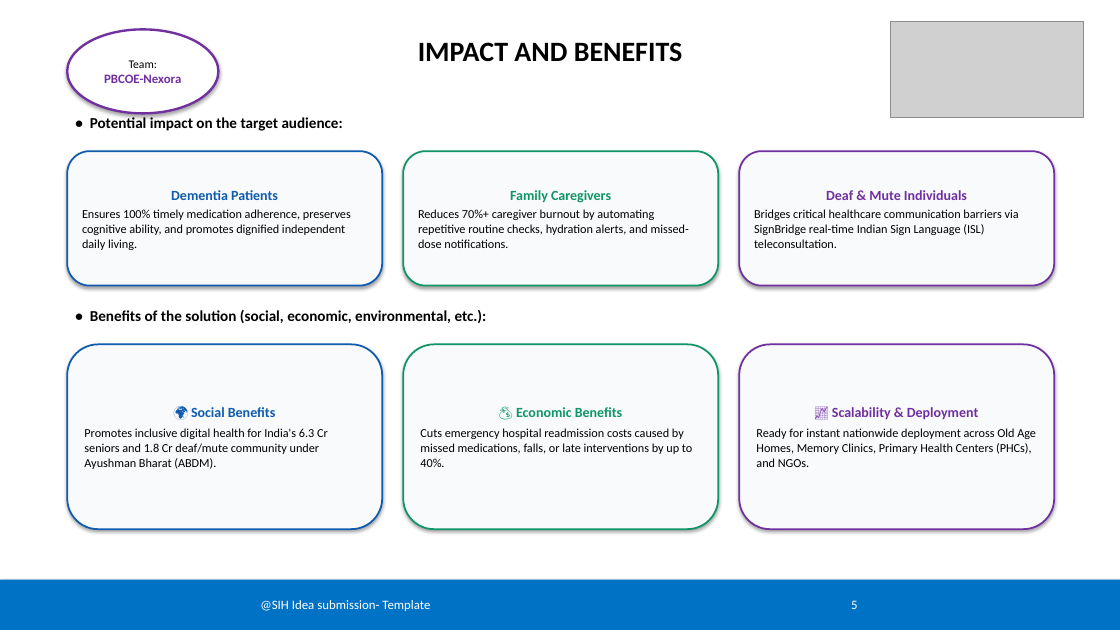
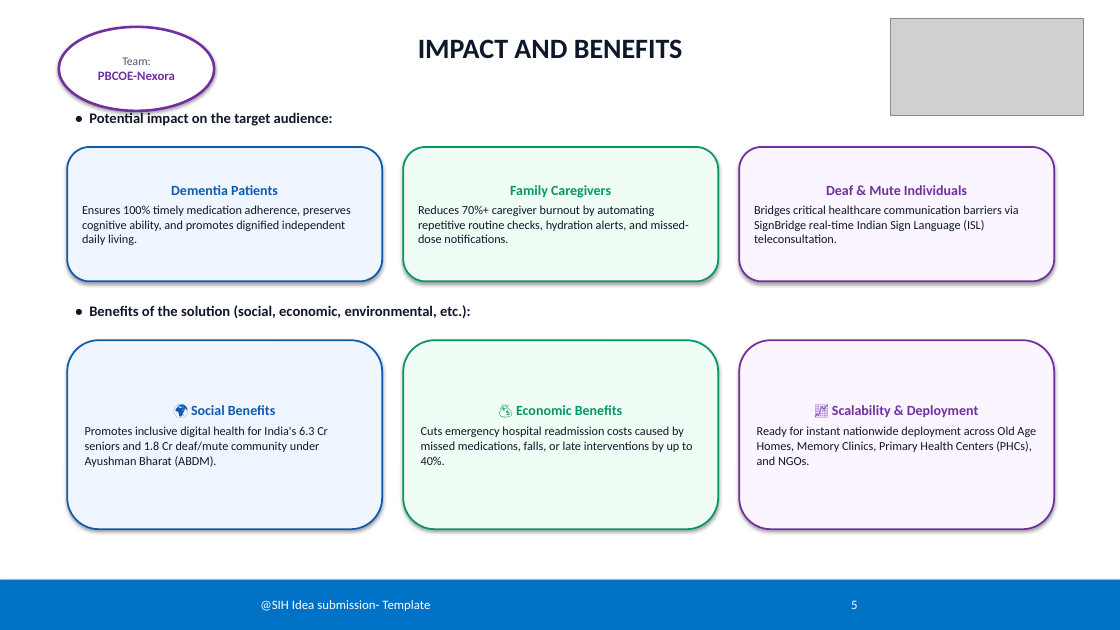
Before and after one commit to swayamgulhane538/Aabha-ai, a slide deck: slide 5 of SIH_2025_PBCOE_Nexora_AABHA_AI.pptx. Drawn at 1120x630 pixels with LibreOffice and Linux fonts; fonts in the diff are those of the drawing; grey boxes stand for pictures. Boxes give left, top, right and bottom in pixels: in the first picture for what was removed or moved away, otherwise in the second. Text is boxed around its words. In the diff, an @@ line names an element or a change of style, - is before the commit and + after.

Commit message:
Generate Judge-Winning SIH 2025 presentation for Team PBCOE-Nexora with high impact visual cards, flowcharts and metrics

```diff
--- a/SIH_2025_PBCOE_Nexora_AABHA_AI.pptx
+++ b/SIH_2025_PBCOE_Nexora_AABHA_AI.pptx
@@ ellipse "Team:": place and size @@
-ellipse "Team:" at [67,29,218,113]
+ellipse "Team:" at [59,27,214,111]
@@ ellipse "Team:" at [59,27,214,111]: outline #7030A0 2 pt to #7030A0 2.2 pt @@
@@ text "IMPACT AND BENEFITS" at [418,39,683,58]: text colour #000000 to #0F172A @@
@@ text in ellipse at [122,57,150,65]: text colour #000000 to #475569 in "Team:" @@
@@ text "• Potential impact on the ..." at [89,111,333,126]: size 13 to 12.5 pt, text colour #000000 to #0F172A @@
@@ rounded rectangle "Dementia Patients" at [67,147,382,281]: fill #F8FAFC to #EFF6FF @@
@@ rounded rectangle "Family Caregivers" at [403,147,718,281]: text colour #109566 to #059669 in "Family Caregivers"; text colour #000000 to #0F172A in "Reduces 70%+ caregiver burnout by automating repetitive ..."; fill #F8FAFC to #F0FDF4; outline #109566 1.5 pt to #059669 1.5 pt @@
@@ rounded rectangle "Deaf & Mute Individuals" at [739,147,1054,281]: fill #F8FAFC to #FAF5FF @@
@@ 3 rounded rectangles: place and size @@
-3 rounded rectangles at [67,151,1054,286]
+3 rounded rectangles at [67,147,1054,281]
@@ text in rounded rectangle at [82,205,351,245]: text colour #000000 to #0F172A in "Ensures 100% timely medication adherence, preserves cognitiv ..." @@
@@ text in rounded rectangle at [754,205,1019,243]: text colour #000000 to #0F172A in "Bridges critical healthcare communication barriers via SignB ..." @@
@@ text "• Benefits of the solution ..." at [89,305,471,318]: size 13 to 12.5 pt, text colour #000000 to #0F172A @@
@@ rounded rectangle "🌍 Social Benefits": place and size @@
-rounded rectangle "🌍 Social Benefits" at [67,344,382,529]
+rounded rectangle "🌍 Social Benefits" at [67,340,382,529]
@@ rounded rectangle "🌍 Social Benefits" at [67,340,382,529]: fill #F8FAFC to #EFF6FF @@
@@ rounded rectangle "💰 Economic Benefits": place and size @@
-rounded rectangle "💰 Economic Benefits" at [403,344,718,529]
+rounded rectangle "💰 Economic Benefits" at [403,340,718,529]
@@ rounded rectangle "💰 Economic Benefits" at [403,340,718,529]: text colour #109566 to #059669 in "💰 Economic Benefits"; text colour #000000 to #0F172A in "Cuts emergency hospital readmission costs caused by ..."; fill #F8FAFC to #F0FDF4; outline #109566 1.5 pt to #059669 1.5 pt @@
@@ rounded rectangle "📈 Scalability & Deployment": place and size @@
-rounded rectangle "📈 Scalability & Deployment" at [739,344,1054,529]
+rounded rectangle "📈 Scalability & Deployment" at [739,340,1054,529]
@@ rounded rectangle "📈 Scalability & Deployment" at [739,340,1054,529]: fill #F8FAFC to #FAF5FF @@
@@ text in rounded rectangle at [85,426,328,467]: text colour #000000 to #0F172A in "Promotes inclusive digital health for India's 6.3 ..." @@
@@ text in rounded rectangle at [757,426,1036,465]: text colour #000000 to #0F172A in "Ready for instant nationwide deployment across Old ..." @@
```
Also in this commit, not shown: 5 other slides changed, 1 other file.
